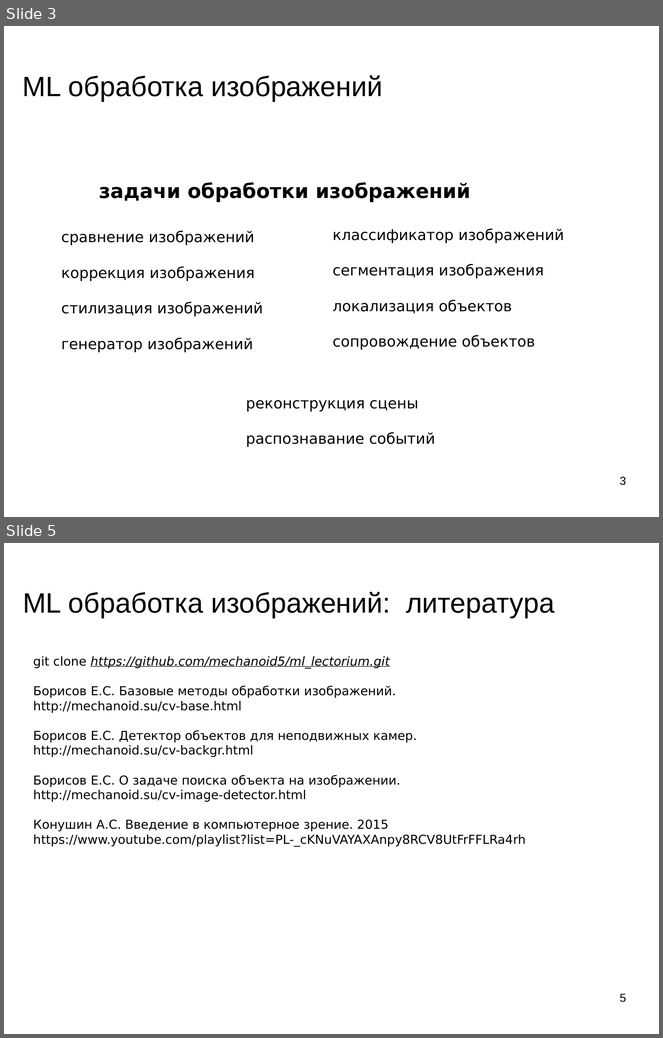
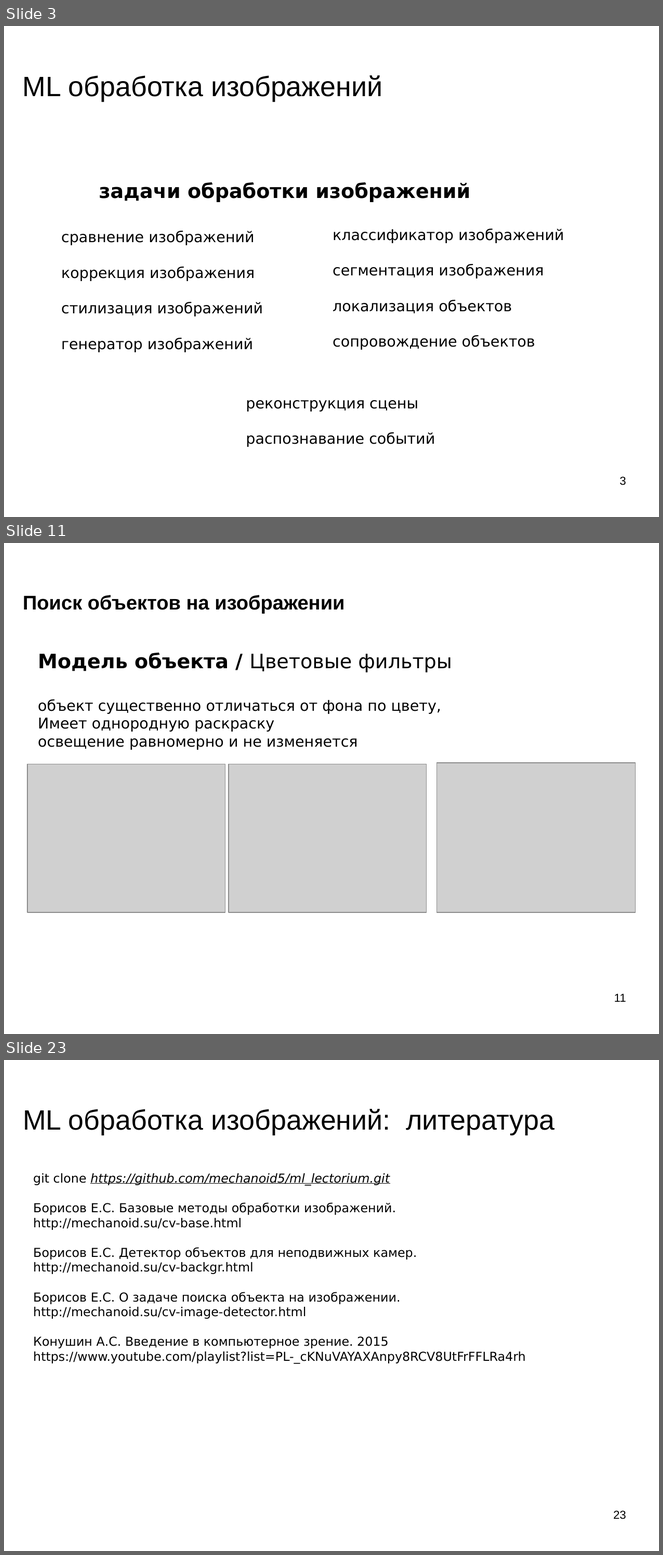
Before and after one commit to mechanoid5/ml_lectorium_2023_I, a slide deck: 20-img-proc.odp. Shown one above the other, each under a label of ours: slides 3 and 5 before the commit, slides 3, 11 and 23 after it; the slides between them are not shown. The pictures are 663x1038 and 663x1555 pixels, drawn with LibreOffice and Linux fonts; fonts in the diff are those of the drawing; grey boxes stand for pictures; background and template pictures are left out. Boxes give left, top, right and bottom in pixels: in the first picture for what was removed or moved away, otherwise in the second. Text is boxed around its words. In the diff, an @@ line names an element or a change of style, - is before the commit and + after.

```diff
--- a/20-img-proc.odp
+++ b/20-img-proc.odp
@@ slide 11 added at (4,543,659,1034), background picture (left out) @@
@@ title added at (23,595,345,614), 24 pt, text #000000, bold @@
+Поиск объектов на изображении
@@ text added at (38,653,452,750), 18 pt, text #000000 @@
+Модель объекта / Цветовые фильтры
+объект существенно отличаться от фона по цвету,
+Имеет однородную раскраску
+освещение равномерно и не изменяется
@@ picture added at (27,764,225,913) @@
@@ picture added at (229,764,427,913) @@
@@ picture added at (437,763,636,913) @@
@@ page number added at (614,994,626,1002), 14 pt, text #000000 @@
+11
@@ what was slide 5 is now slide 23 @@
@@ page number at (613,1511,626,1520): text changed @@
-5
+23
```
Also in this commit, not shown: 1 slide changed, 17 other slides added, 47 other files.
